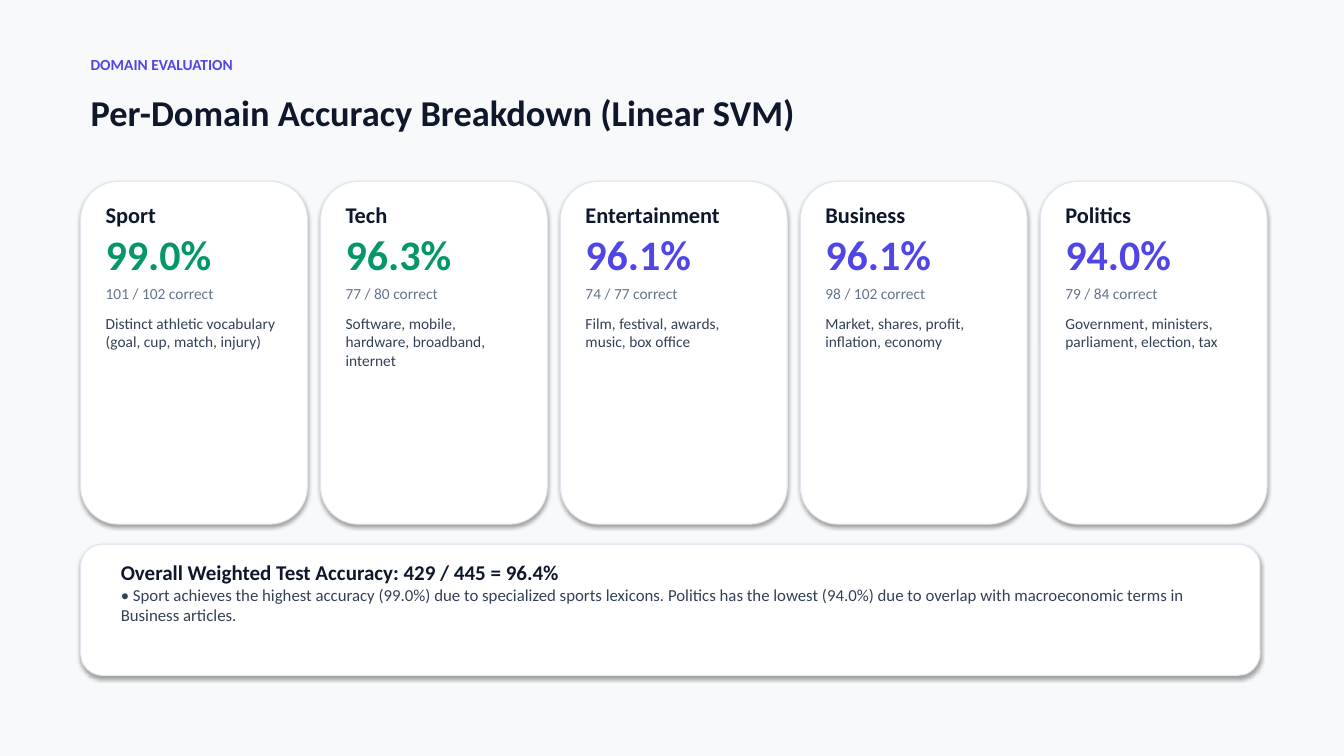
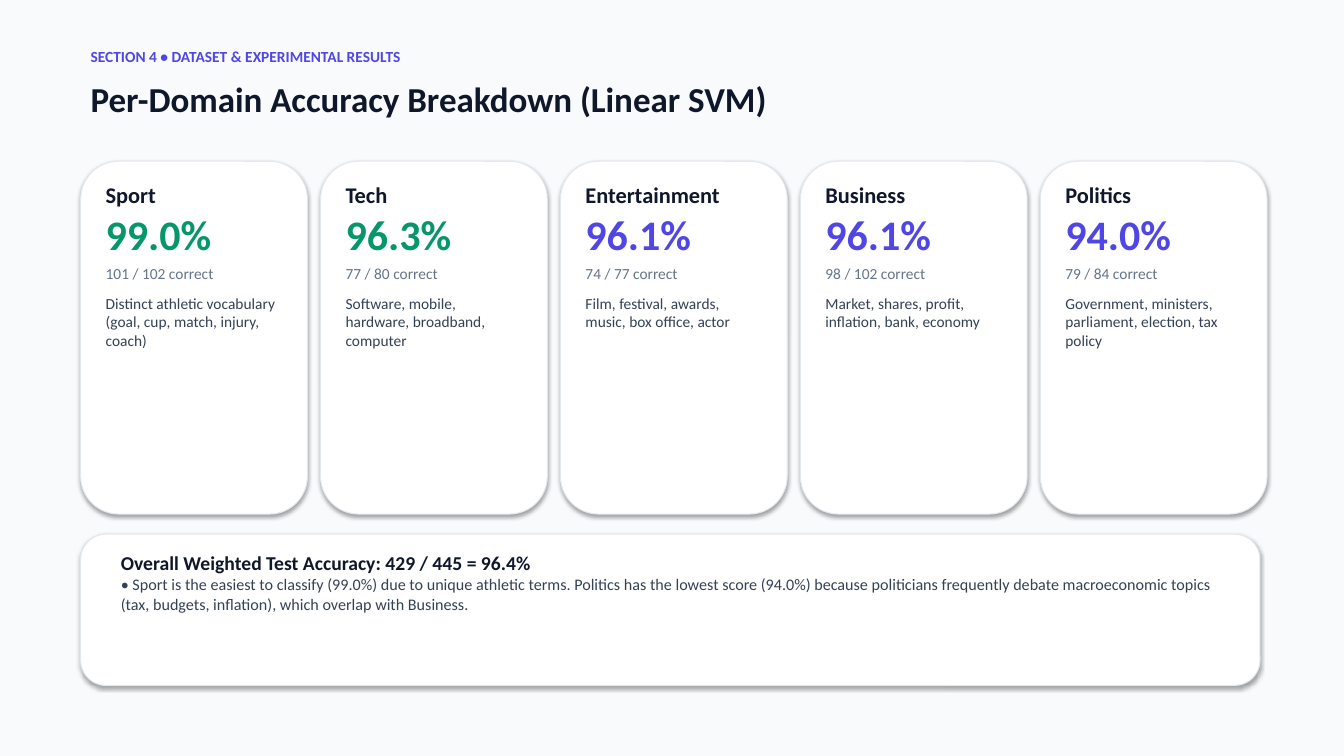
Before and after one commit to Abhijeet0848/NewsLens, a slide deck: slide 10 of docs/NewsScope_Presentation.pptx. Drawn at 1344x756 pixels with LibreOffice and Linux fonts; fonts in the diff are those of the drawing. Boxes give left, top, right and bottom in pixels: in the first picture for what was removed or moved away, otherwise in the second. Text is boxed around its words. In the diff, an @@ line names an element or a change of style, - is before the commit and + after.

Commit message:
docs: restructure presentation into 7 user-specified sections using light theme

```diff
--- a/docs/NewsScope_Presentation.pptx
+++ b/docs/NewsScope_Presentation.pptx
@@ background #F8F9FA to #F8FAFC @@
@@ text at (x1=91, y1=52, x2=401, y2=62): text changed @@
-DOMAIN EVALUATION
+SECTION 4 • DATASET & EXPERIMENTAL RESULTS
@@ text "Per-Domain Accuracy Breakdown (Linear SVM)" moved from (x1=91, y1=99, x2=794, y2=132) to (x1=91, y1=86, x2=766, y2=118) @@
@@ text "Per-Domain Accuracy Breakdown (Linear SVM)" at (x1=91, y1=86, x2=766, y2=118): size 26 to 25 pt @@
@@ rounded rectangle resized from (x1=81, y1=181, x2=308, y2=524) to (x1=81, y1=161, x2=308, y2=514) @@
@@ text "Sport" moved from (x1=106, y1=208, x2=275, y2=350) to (x1=106, y1=188, x2=275, y2=348) @@
@@ rounded rectangle resized from (x1=321, y1=181, x2=547, y2=524) to (x1=321, y1=161, x2=547, y2=514) @@
@@ text "Tech" moved from (x1=346, y1=207, x2=485, y2=366) to (x1=346, y1=187, x2=485, y2=349) @@
@@ rounded rectangle resized from (x1=561, y1=181, x2=787, y2=524) to (x1=561, y1=161, x2=787, y2=514) @@
@@ text "Entertainment" moved from (x1=585, y1=207, x2=720, y2=349) to (x1=585, y1=187, x2=730, y2=329) @@
@@ rounded rectangle resized from (x1=801, y1=181, x2=1027, y2=524) to (x1=801, y1=161, x2=1027, y2=514) @@
@@ text "Business" moved from (x1=825, y1=207, x2=965, y2=350) to (x1=825, y1=187, x2=980, y2=330) @@
@@ rounded rectangle resized from (x1=1041, y1=181, x2=1267, y2=524) to (x1=1041, y1=161, x2=1267, y2=514) @@
@@ text "Politics" moved from (x1=1065, y1=207, x2=1218, y2=350) to (x1=1065, y1=187, x2=1218, y2=349) @@
@@ text at (x1=106, y1=298, x2=275, y2=348): text changed @@
-Distinct athletic vocabulary (goal, cup, match, injury)
+Distinct athletic vocabulary (goal, cup, match, injury, coach)
@@ text at (x1=346, y1=298, x2=485, y2=349): text changed @@
-Software, mobile, hardware, broadband, internet
+Software, mobile, hardware, broadband, computer
@@ text at (x1=585, y1=298, x2=730, y2=329): text changed @@
-Film, festival, awards, music, box office
+Film, festival, awards, music, box office, actor
@@ text at (x1=825, y1=298, x2=980, y2=330): text changed @@
-Market, shares, profit, inflation, economy
+Market, shares, profit, inflation, bank, economy
@@ text at (x1=1065, y1=298, x2=1218, y2=349): text changed @@
-Government, ministers, parliament, election, tax
+Government, ministers, parliament, election, tax policy
@@ rounded rectangle resized from (x1=81, y1=544, x2=1260, y2=676) to (x1=81, y1=534, x2=1260, y2=686) @@
@@ text "Overall Weighted Test Accuracy: 429 ..." moved from (x1=121, y1=565, x2=1184, y2=621) to (x1=121, y1=556, x2=1210, y2=613) @@
@@ text at (x1=121, y1=556, x2=530, y2=574): size 15 to 14 pt in "Overall Weighted Test Accuracy: 429 / 445 ..." @@
@@ text at (x1=121, y1=578, x2=1210, y2=613): text changed; size 12 to 11.5 pt @@
-• Sport achieves the highest accuracy (99.0%) due to specialized sports lexicons. Politics has the lowest (94.0%) due to overlap with macroeconomic terms in Business articles.
+• Sport is the easiest to classify (99.0%) due to unique athletic terms. Politics has the lowest score (94.0%) because politicians frequently debate macroeconomic topics (tax, budgets, inflation), which overlap with Business.
```
Also in this commit, not shown: 6 other slides changed, 10 slides added, 9 slides removed, 2 other files.
